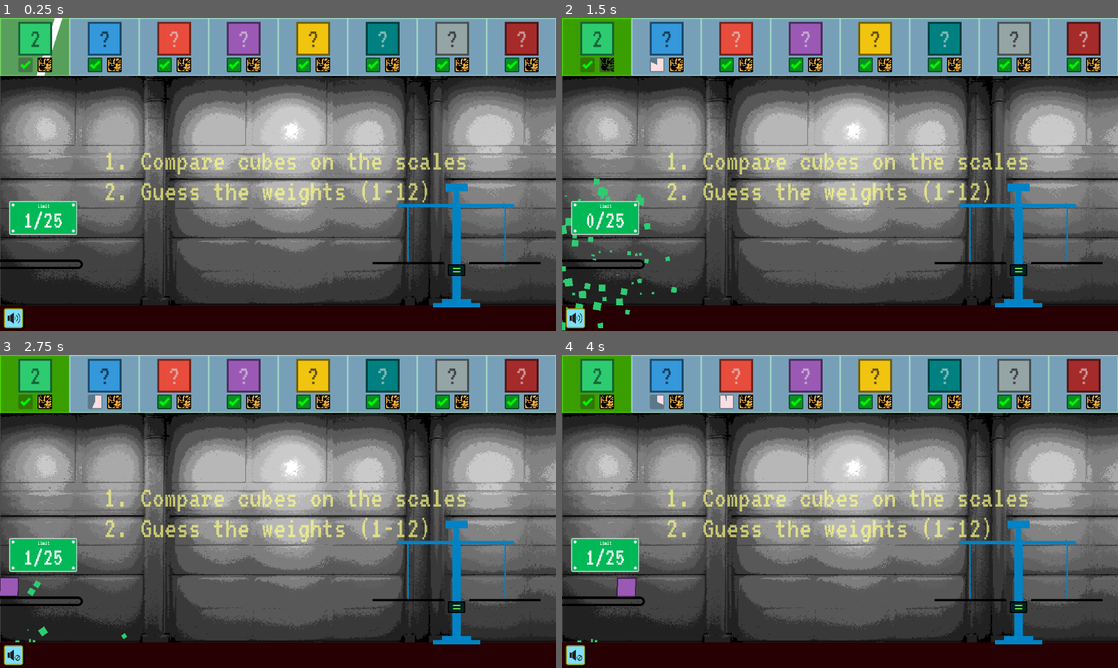
Above: before the commit, frames 1-4 (two rows, left to right).
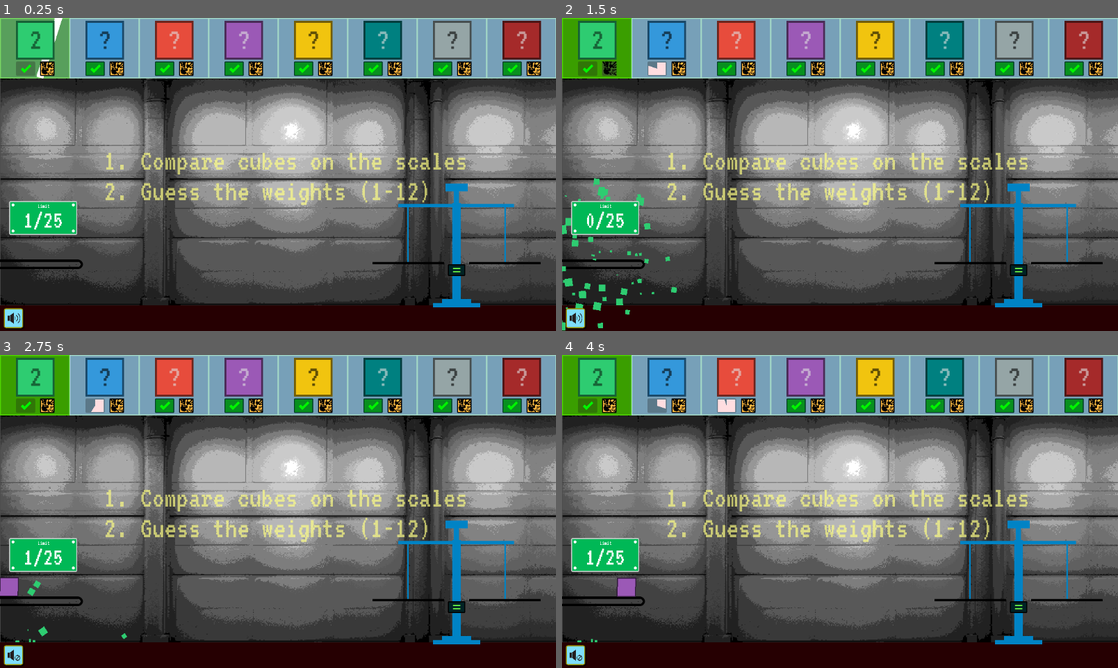
Above: after the commit, the same moments.

Repository: bjornarprytz/scale
Game: Godot game, scene res://main.tscn
Two runs of this game, one before a commit and one after it. Both use one fixed random seed, a clock stepped at 60 frames per second and the inputs below.
Inputs (mouse positions are in pixels of both pictures, inside the frame that each line leads up to):
- Up to frame 1 (0.25 s): no input
- Up to frame 2 (1.5 s): click (656, 64) at 0.52 s; click (606, 64) at 1.27 s
- Up to frame 3 (2.75 s): click (16, 655) at 2 s
- Up to frame 4 (4 s): click (606, 401) at 2.77 s; click (728, 401) at 3.52 s

The runs differ from the first frame. In frame 1, 6.2% of the frame differs, in the area x 0-100%, y 0-20%; in frame 2, 6.2%; in frame 3, 6.2%; in frame 4, 6.2%.

Commit message:
Added a sudoku-like marking indicator for quality of life

Diff:
--- a/src/things/answer.gd
+++ b/src/things/answer.gd
@@ -2,6 +2,7 @@
 class_name AnswerField
 
 
+var known_wrong_answers : Array[int] = []
 var my_kind : ElementCube.Kind
 var is_submitting : bool
 var is_known : bool
@@ -12,6 +13,7 @@
 @onready var sheen : ColorRect = $Sheen
 @onready var color_cube : ColorRect = $Answer/H/CubeColor
 @onready var cooldown : TextureProgressBar = $Answer/H2/Submit/Cooldown
+@onready var sudoku_markings : RichTextLabel = $Answer/H/Sudoku
 
 @onready var correct_effect = preload("res://things/correct-2-46134.mp3")
 @onready var wrong_effect = preload("res://things/wrong-47985.mp3")
@@ -39,7 +41,6 @@
 	$Answer/H/TextEdit.text = str(my_kind.weight)
 	_submit(str(my_kind.weight))
 
-
 func _ready() -> void:
 	clear.button_down.connect(_clear)
 	submit.button_down.connect(_submit)
@@ -56,13 +57,24 @@
 	if (is_submitting):
 		return
 
+	var value = int(text_edit.text)
+	if (known_wrong_answers.has(value)):
+		var shake_magnitude = 4.0
+		var base_x = sudoku_markings.position.x
+		var sudoku_tween = create_tween()
+		sudoku_tween.tween_property(sudoku_markings, "position:x", base_x + shake_magnitude, .05)
+		sudoku_tween.tween_property(sudoku_markings, "position:x", base_x - shake_magnitude, .05)
+		sudoku_tween.set_loops(3)
+		sudoku_tween.tween_property(sudoku_markings, "position:x", base_x, 0.025)
+		return
+
 	text_edit.editable = false
 	submit.disabled = true
 	is_submitting = true
 
 	var tween = create_tween()
-
 	if (Autoload.submit_answer(my_kind, int(text))):
+		sudoku_markings.clear()
 		tween.tween_property(self, "self_modulate", Color.WHITE, 0.08)
 		tween.set_parallel()
 		tween.tween_property(sheen, "position:x", 200.0, 0.4)
@@ -73,8 +85,14 @@
 		await tween.finished
 	else:
 		Autoload.purge.emit(my_kind)
+		$Answer/H2/Submit/Icon.visible = false
 
-		$Answer/H2/Submit/Icon.visible = false
+		if (!known_wrong_answers.has(value)):
+			known_wrong_answers.push_back(value)
+			if (sudoku_markings.get_total_character_count() != 0):
+				sudoku_markings.append_text(",")
+
+			sudoku_markings.append_text("[s]"+text+"[/s]")
 		cooldown.value = 100
 		cooldown.visible = true
 		tween.tween_property(cooldown, "value", 0, Autoload.get_penalty())
@@ -88,9 +106,6 @@
 		submit.disabled = false
 
 	is_submitting = false
-
-func _set_submit_text_countdown(t: float):
-	submit.text = "%0.1f" % t
 
 func _on_text_input(new_text : String):
 	var final_text = ""
--- a/src/things/answer.tscn
+++ b/src/things/answer.tscn
@@ -14,9 +14,13 @@
 border_width_bottom = 2
 border_color = Color(0.643137, 0.85098, 0.780392, 1)
 
+[sub_resource type="Theme" id="Theme_n1rsh"]
+default_font = ExtResource("1_ry2qf")
+default_font_size = 256
+
 [sub_resource type="Theme" id="Theme_cqygd"]
 default_font = ExtResource("1_ry2qf")
-default_font_size = 56
+default_font_size = 64
 
 [sub_resource type="StyleBoxEmpty" id="StyleBoxEmpty_75pex"]
 
@@ -56,9 +60,9 @@
 
 [node name="Panel" type="Panel"]
 clip_contents = true
-custom_minimum_size = Vector2(90, 120)
+custom_minimum_size = Vector2(90, 125)
 offset_right = 90.0
-offset_bottom = 120.0
+offset_bottom = 125.0
 size_flags_horizontal = 3
 theme_override_styles/panel = SubResource("StyleBoxFlat_bey85")
 script = ExtResource("1_rjccp")
@@ -86,57 +90,85 @@
 grow_vertical = 2
 
 [node name="H" type="Control" parent="Answer"]
-custom_minimum_size = Vector2(70, 70)
+custom_minimum_size = Vector2(80, 80)
 layout_mode = 2
 
 [node name="CubeColor" type="ColorRect" parent="Answer/H"]
 custom_minimum_size = Vector2(70, 70)
-layout_mode = 2
-offset_right = 60.0
-offset_bottom = 60.0
-size_flags_horizontal = 3
+layout_mode = 1
+anchors_preset = 15
+anchor_right = 1.0
+anchor_bottom = 1.0
+grow_horizontal = 2
+grow_vertical = 2
+size_flags_horizontal = 3
+metadata/_edit_lock_ = true
 
 [node name="CubeColor" type="ColorRect" parent="Answer/H/CubeColor"]
-layout_mode = 0
+layout_mode = 1
+anchors_preset = 9
+anchor_bottom = 1.0
 offset_right = 4.0
-offset_bottom = 70.0
+grow_vertical = 2
 size_flags_horizontal = 3
 color = Color(0.47451, 0.47451, 0.47451, 1)
 
 [node name="CubeColor2" type="ColorRect" parent="Answer/H/CubeColor"]
-layout_mode = 0
-offset_left = 66.0
-offset_right = 70.0
-offset_bottom = 70.0
+layout_mode = 1
+anchors_preset = 11
+anchor_left = 1.0
+anchor_right = 1.0
+anchor_bottom = 1.0
+offset_left = -4.0
+grow_horizontal = 0
+grow_vertical = 2
 size_flags_horizontal = 3
 color = Color(0.47451, 0.47451, 0.47451, 1)
 
 [node name="CubeColor3" type="ColorRect" parent="Answer/H/CubeColor"]
-layout_mode = 0
-offset_left = 70.0
-offset_right = 74.0
-offset_bottom = 70.0
-rotation = 1.57079
+layout_mode = 1
+anchors_preset = 10
+anchor_right = 1.0
+offset_left = 1.0
+offset_right = -1.0
+offset_bottom = 4.0
+grow_horizontal = 2
 size_flags_horizontal = 3
 color = Color(0.47451, 0.47451, 0.47451, 1)
 
 [node name="CubeColor4" type="ColorRect" parent="Answer/H/CubeColor"]
-layout_mode = 0
-offset_left = 70.0
-offset_top = 66.0
-offset_right = 74.0
-offset_bottom = 136.0
-rotation = 1.57079
-size_flags_horizontal = 3
-color = Color(0.47451, 0.47451, 0.47451, 1)
+layout_mode = 1
+anchors_preset = 12
+anchor_top = 1.0
+anchor_right = 1.0
+anchor_bottom = 1.0
+offset_top = -4.0
+grow_horizontal = 2
+grow_vertical = 0
+size_flags_horizontal = 3
+color = Color(0.47451, 0.47451, 0.47451, 1)
+
+[node name="Sudoku" type="RichTextLabel" parent="Answer/H"]
+layout_mode = 0
+offset_left = 8.0
+offset_top = 53.0
+offset_right = 648.0
+offset_bottom = 288.0
+scale = Vector2(0.1, 0.1)
+theme = SubResource("Theme_n1rsh")
+theme_override_colors/default_color = Color(0.364706, 0.364706, 0.364706, 1)
+bbcode_enabled = true
+text = "[right]"
+scroll_active = false
+autowrap_mode = 2
 
 [node name="TextEdit" type="LineEdit" parent="Answer/H"]
 custom_minimum_size = Vector2(70, 50)
 layout_mode = 0
-offset_left = -17.0
-offset_top = 7.0
-offset_right = 87.0
-offset_bottom = 64.0
+offset_left = -11.0
+offset_top = 5.0
+offset_right = 93.0
+offset_bottom = 72.0
 theme = SubResource("Theme_cqygd")
 theme_override_colors/font_outline_color = Color(0, 0, 0, 0)
 theme_override_colors/selection_color = Color(0, 0, 0, 0)
@@ -152,13 +184,14 @@
 middle_mouse_paste_enabled = false
 selecting_enabled = false
 caret_blink = true
+metadata/_edit_lock_ = true
 
 [node name="H2" type="HBoxContainer" parent="Answer"]
 layout_mode = 2
 theme_override_constants/separation = 10
 
 [node name="Submit" type="Button" parent="Answer/H2"]
-custom_minimum_size = Vector2(30, 30)
+custom_minimum_size = Vector2(40, 30)
 layout_mode = 2
 focus_mode = 0
 theme_override_styles/normal = SubResource("StyleBoxFlat_yuf1i")
@@ -166,9 +199,9 @@
 [node name="Icon" type="TextureRect" parent="Answer/H2/Submit"]
 modulate = Color(0, 0.956863, 0, 1)
 layout_mode = 2
-offset_left = 4.0
+offset_left = 10.0
 offset_top = 6.0
-offset_right = 26.0
+offset_right = 32.0
 offset_bottom = 27.0
 mouse_filter = 2
 theme = SubResource("Theme_50a6j")
@@ -181,7 +214,7 @@
 layout_mode = 0
 offset_left = 2.0
 offset_top = 2.0
-offset_right = 28.0
+offset_right = 38.0
 offset_bottom = 28.0
 value = 100.0
 fill_mode = 4
Not shown: 1 places in src/things/answer.tscn that only renumber resources
